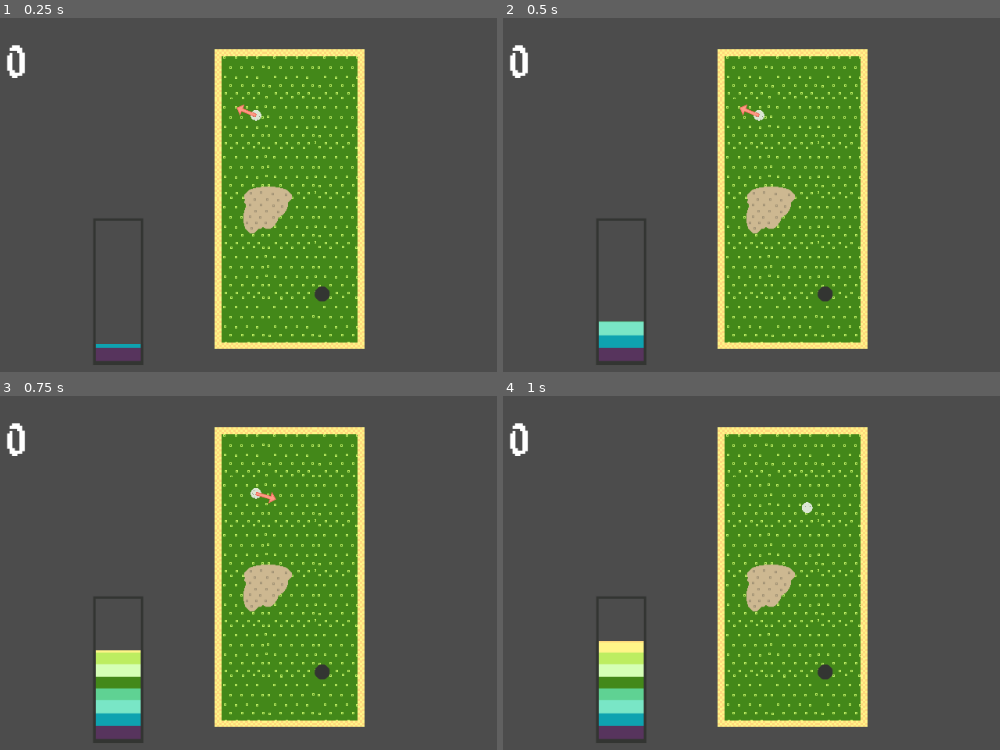
Above: before the commit, frames 1-4 (two rows, left to right).
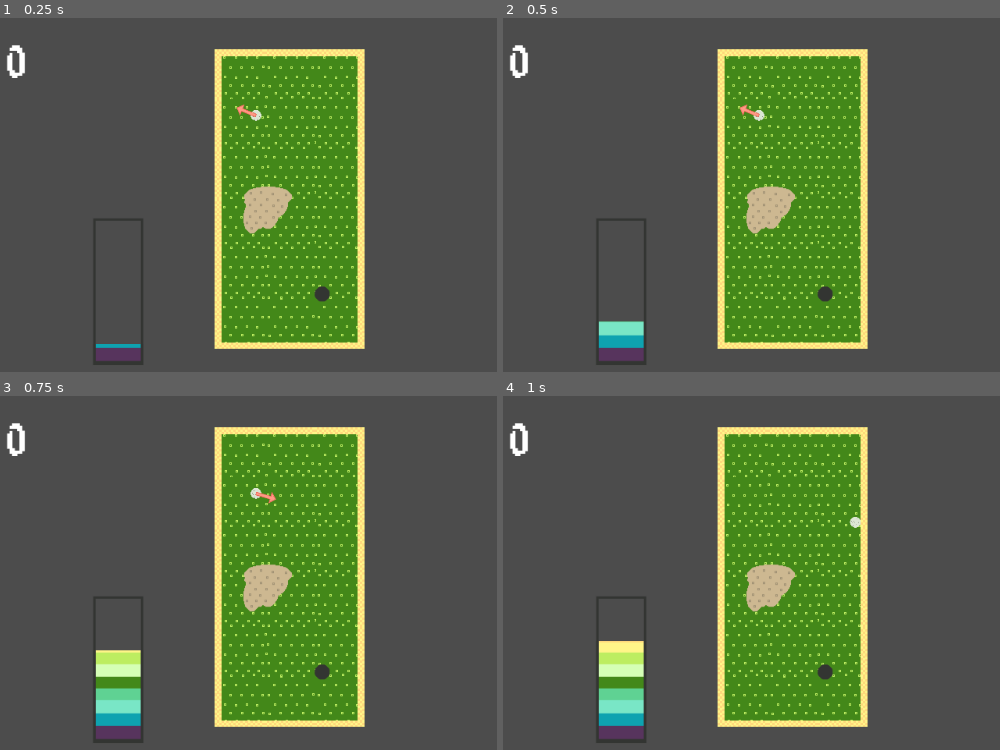
Above: after the commit, the same moments.

Repository: kenset/Par-One
Game: Godot game, scene res://PlayScene.tscn
Two runs of this game, one before a commit and one after it. Both use one fixed random seed, a clock stepped at 60 frames per second and the inputs below.
Inputs (mouse positions are in pixels of both pictures, inside the frame that each line leads up to):
- Up to frame 1 (0.25 s): no input
- Up to frame 2 (0.5 s): no input
- Up to frame 3 (0.75 s): tap Enter at 0.5 s; move the mouse to (462, 555) at 0.52 s
- Up to frame 4 (1 s): tap Space at 0.77 s

Frames 1-3 are identical in both runs. In frame 4, 0.1% of the frame differs, in the area x 60-73%, y 29-38%.

Commit message:
Increases golf ball power

Diff:
--- a/GolfBall.tscn
+++ b/GolfBall.tscn
@@ -35,7 +35,9 @@
 __meta__ = {
 "_edit_group_": true
 }
+POWER_MULTIPLIER = 10
 LINEAR_DAMP = 0.5
+SAND_TRAP_DAMP = 10.0
 
 [node name="CollisionShape2D" type="CollisionShape2D" parent="."]
 position = Vector2( 5, 5 )
